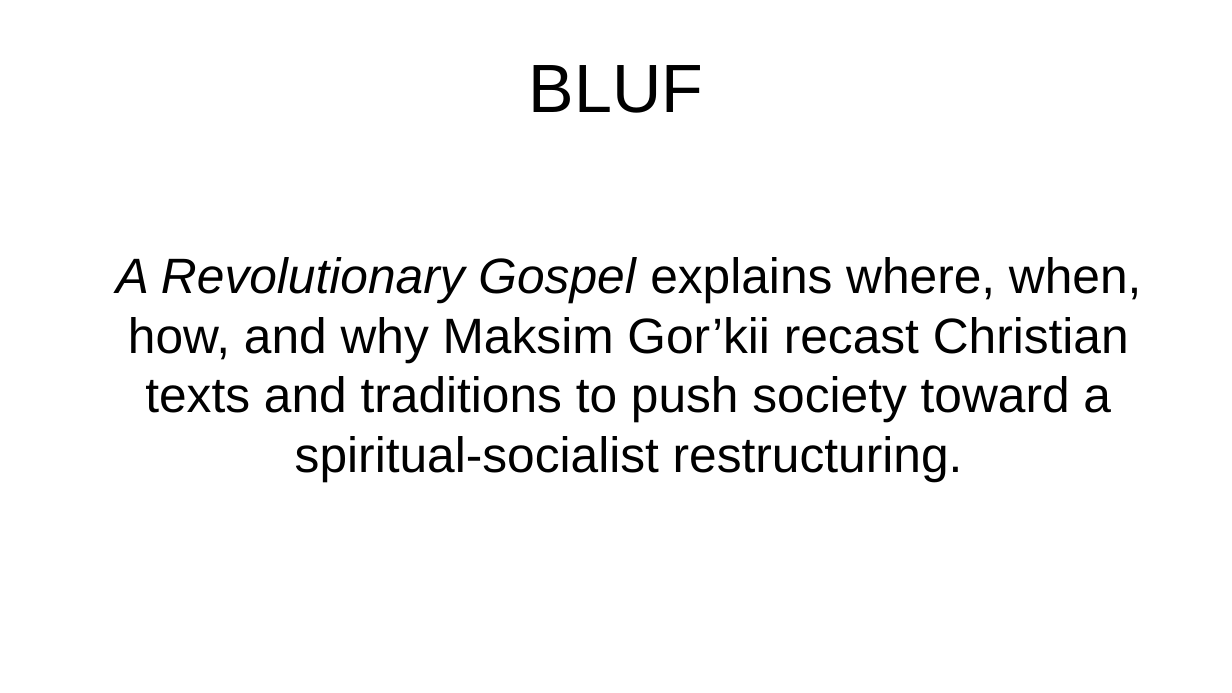
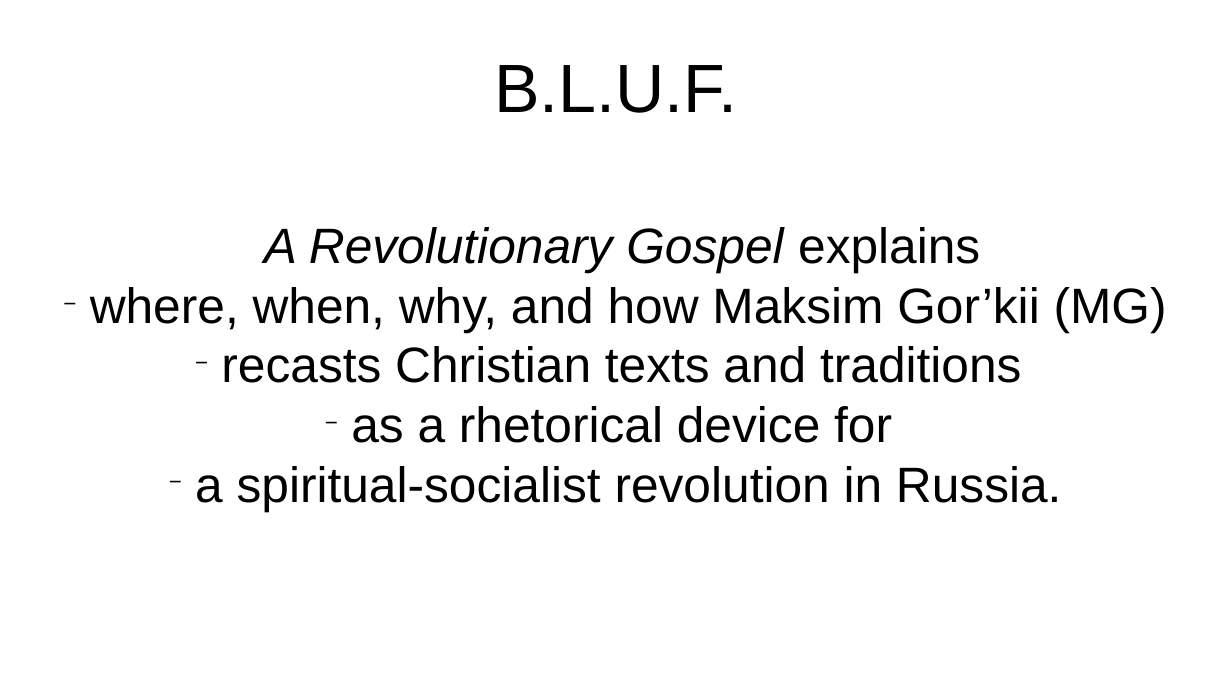
Before and after one commit to kollektivminds/russian-literary-bible, a slide deck: slide 3 of draft/pres.pptx. Drawn at 1232x693 pixels with LibreOffice and Linux fonts; fonts in the diff are those of the drawing. Boxes give left, top, right and bottom in pixels: in the first picture for what was removed or moved away, otherwise in the second. Text is boxed around its words. In the diff, an @@ line names an element or a change of style, - is before the commit and + after.

```diff
--- a/draft/pres.pptx
+++ b/draft/pres.pptx
@@ title at (494, 65, 737, 113): text changed @@
-BLUF
+B.L.U.F.
@@ subtitle at (90, 227, 1167, 511): text changed @@
-A Revolutionary Gospel explains where, when, how, and why Maksim Gor’kii recast Christian texts and traditions to push society toward a spiritual-socialist restructuring.
+A Revolutionary Gospel explains
+− where, when, why, and how Maksim Gor’kii (MG)
+− recasts Christian texts and traditions
+− as a rhetorical device for
+− a spiritual-socialist revolution in Russia.
```
Also in this commit, not shown: 6 other slides changed, 7 slides added, 6 other files.
